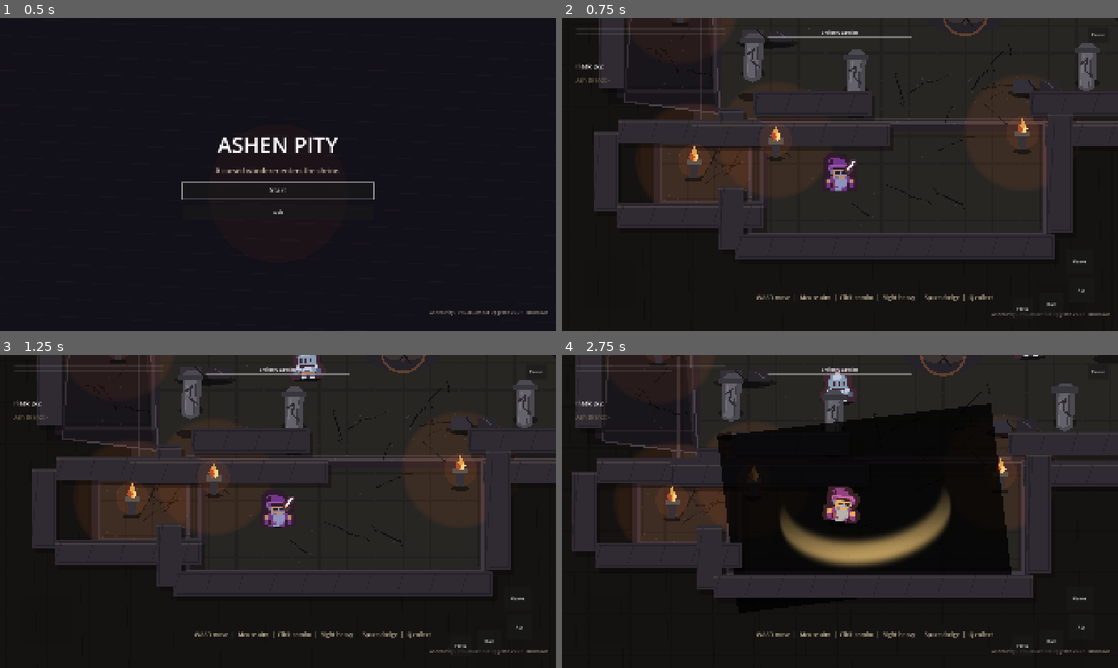
Above: before the commit, frames 1-4 (two rows, left to right).
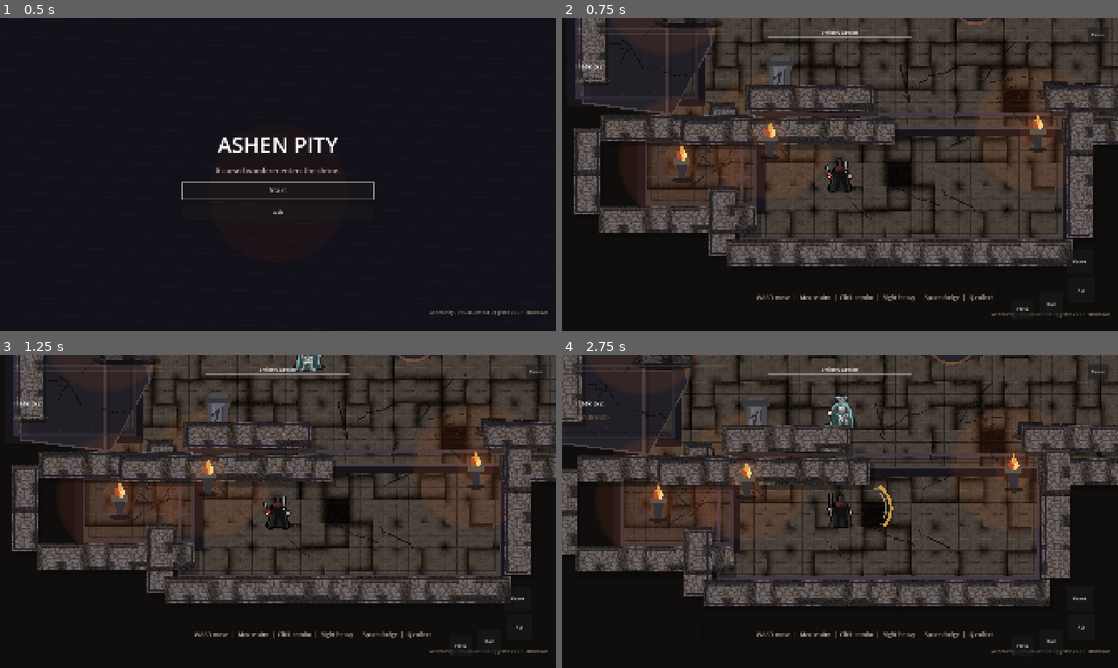
Above: after the commit, the same moments.

Repository: Seifeldin02/AshenPity
Game: Godot game, scene res://scenes/boot/Boot.tscn
Two runs of this game, one before a commit and one after it. Both use one fixed random seed, a clock stepped at 60 frames per second and the inputs below.
Inputs (mouse positions are in pixels of both pictures, inside the frame that each line leads up to):
- Up to frame 1 (0.5 s): no input
- Up to frame 2 (0.75 s): click "Start" at 0.5 s
- Up to frame 3 (1.25 s): no input
- Up to frame 4 (2.75 s): click "Atk" at 1.25 s; move the mouse to (962, 495) at 2.02 s; hold D (move_right) from 2.03 s (still down); tap Q (collect) at 2.1 s; click (962, 495) at 2.17 s; tap Space (dodge) at 2.3 s

Frame 1 is identical in both runs. In frame 2, 40% of the frame differs, in the area x 2-100%, y 0-80%; in frame 3, 40%; in frame 4, 48%, in the area x 0-100%, y 0-81%.

Commit message:
feat: replace combat presentation assets

Diff:
--- a/scripts/autoload/CombatAudio.gd
+++ b/scripts/autoload/CombatAudio.gd
@@ -3,18 +3,18 @@
 const SAMPLE_RATE := 22050
 
 const CUE_PATHS := {
-	"sword_whoosh": "res://assets/audio/kenney/sword_swing.ogg",
-	"light_hit": "res://assets/audio/kenney/hit.ogg",
-	"heavy_hit": "res://assets/audio/kenney/heavy_hit.ogg",
-	"armor_hit": "res://assets/audio/kenney/armor_hit.ogg",
-	"enemy_stagger": "res://assets/audio/kenney/heavy_hit.ogg",
-	"perfect_dodge": "res://assets/audio/kenney/dodge.ogg",
-	"ash_brand": "res://assets/audio/kenney/ash_brand.ogg",
-	"collect": "res://assets/audio/kenney/collect.ogg",
-	"player_hurt": "res://assets/audio/kenney/player_hurt.ogg",
-	"dodge": "res://assets/audio/kenney/dodge.ogg",
-	"flask": "res://assets/audio/kenney/ash_brand.ogg",
-	"enemy_death": "res://assets/audio/kenney/enemy_death.ogg",
+	"sword_whoosh": "res://assets/audio/upgrade/sword_whoosh.ogg",
+	"light_hit": "res://assets/audio/upgrade/light_hit.ogg",
+	"heavy_hit": "res://assets/audio/upgrade/heavy_hit.ogg",
+	"armor_hit": "res://assets/audio/upgrade/armor_hit.ogg",
+	"enemy_stagger": "res://assets/audio/upgrade/enemy_stagger.ogg",
+	"perfect_dodge": "res://assets/audio/upgrade/perfect_dodge.ogg",
+	"ash_brand": "res://assets/audio/upgrade/ash_brand.ogg",
+	"collect": "res://assets/audio/upgrade/collect.ogg",
+	"player_hurt": "res://assets/audio/upgrade/player_hurt.ogg",
+	"dodge": "res://assets/audio/upgrade/dodge.ogg",
+	"flask": "res://assets/audio/upgrade/flask.ogg",
+	"enemy_death": "res://assets/audio/upgrade/enemy_death.ogg",
 }
 
 var _library := {}
--- a/scripts/effects/CombatEffect.gd
+++ b/scripts/effects/CombatEffect.gd
@@ -1,11 +1,10 @@
 extends Node2D
 
 const TEXTURE_PATHS := {
-	"spark": "res://assets/effects/kenney/spark_06.png",
-	"star": "res://assets/effects/kenney/star_06.png",
-	"smoke": "res://assets/effects/kenney/smoke_04.png",
-	"twirl": "res://assets/effects/kenney/twirl_01.png",
-	"slash": "res://assets/effects/kenney/slash_04.png",
+	"spark": "res://assets/effects/upgrade/spark.png",
+	"flame": "res://assets/effects/upgrade/flame.png",
+	"smoke": "res://assets/effects/upgrade/smoke.png",
+	"blood": "res://assets/effects/upgrade/blood.png",
 }
 
 var kind := "spark"
@@ -61,9 +60,9 @@
 		"collect":
 			_draw_collect(alpha)
 		"brand":
-			_draw_ring(alpha, _textures.get("twirl"), 1.2, Color(1.0, 0.36, 0.12, alpha * 0.78))
+			_draw_ring(alpha, _textures.get("flame"), 1.2, Color(1.0, 0.36, 0.12, alpha * 0.78))
 		"perfect":
-			_draw_ring(alpha, _textures.get("star"), 0.9, Color(1.0, 0.86, 0.44, alpha * 0.82))
+			_draw_ring(alpha, _textures.get("spark"), 0.9, Color(1.0, 0.86, 0.44, alpha * 0.82))
 		"death":
 			_draw_death(alpha)
 		_:
@@ -78,14 +77,20 @@
 
 
 func _draw_impact(alpha: float, scale_value: float) -> void:
-	_draw_texture(_textures.get("star"), Vector2.ZERO, Vector2(scale_value, scale_value), Color(1.0, 0.62, 0.24, alpha * 0.80), _age * 12.0)
-	_draw_texture(_textures.get("spark"), direction * 32.0, Vector2(0.72, 0.72), Color(1.0, 0.28, 0.12, alpha * 0.65), direction.angle())
+	_draw_texture(_textures.get("blood"), Vector2.ZERO, Vector2(scale_value, scale_value), Color(1.0, 0.58, 0.34, alpha * 0.58), _age * 9.0)
+	_draw_texture(_textures.get("spark"), direction * 32.0, Vector2(0.72, 0.72), Color(1.0, 0.76, 0.36, alpha * 0.76), direction.angle())
+	draw_arc(Vector2.ZERO, 36.0 + (1.0 - alpha) * 28.0, 0.0, TAU, 28, Color(1.0, 0.70, 0.34, alpha * 0.38), 4.0)
 
 
 func _draw_collect(alpha: float) -> void:
-	for offset in [-0.30, 0.30]:
-		_draw_texture(_textures.get("slash"), Vector2.ZERO, Vector2(1.8, 1.0), Color(1.0, 0.78, 0.34, alpha * 0.88), direction.angle() + offset)
-	_draw_texture(_textures.get("twirl"), Vector2.ZERO, Vector2(1.4, 1.4), Color(1.0, 0.28, 0.10, alpha * 0.50), _age * 8.0)
+	var angle := direction.angle()
+	for offset in [-0.34, 0.34]:
+		var cut_dir := Vector2.RIGHT.rotated(angle + offset)
+		draw_line(-cut_dir * 78.0, cut_dir * 78.0, Color(0.10, 0.03, 0.01, alpha * 0.32), 14.0)
+		draw_line(-cut_dir * 70.0, cut_dir * 70.0, Color(1.0, 0.52, 0.16, alpha * 0.84), 7.0)
+		draw_line(-cut_dir * 54.0, cut_dir * 54.0, Color(1.0, 0.92, 0.64, alpha * 0.50), 3.0)
+	draw_arc(Vector2.ZERO, 62.0 + (1.0 - alpha) * 36.0, 0.0, TAU, 44, Color(1.0, 0.26, 0.08, alpha * 0.44), 6.0)
+	_draw_texture(_textures.get("flame"), Vector2.ZERO, Vector2(1.15, 1.15), Color(1.0, 0.35, 0.12, alpha * 0.46), _age * 8.0)
 
 
 func _draw_ring(alpha: float, texture: Texture2D, scale_value: float, tint: Color) -> void:
--- a/scripts/enemies/ShrineGuardianVisual.gd
+++ b/scripts/enemies/ShrineGuardianVisual.gd
@@ -2,43 +2,43 @@
 
 const SPRITE_PATHS := {
 	"guardian": {
-		"idle": "res://assets/sprites/kenney/melee_idle.png",
-		"run_1": "res://assets/sprites/kenney/melee_run_1.png",
-		"run_2": "res://assets/sprites/kenney/melee_run_2.png",
-		"attack": "res://assets/sprites/kenney/melee_attack.png",
-		"hurt": "res://assets/sprites/kenney/melee_hurt.png",
-		"death": "res://assets/sprites/kenney/melee_death.png",
+		"idle": "res://assets/sprites/upgrade/melee_idle.png",
+		"run_1": "res://assets/sprites/upgrade/melee_run_1.png",
+		"run_2": "res://assets/sprites/upgrade/melee_run_2.png",
+		"attack": "res://assets/sprites/upgrade/melee_attack.png",
+		"hurt": "res://assets/sprites/upgrade/melee_hurt.png",
+		"death": "res://assets/sprites/upgrade/melee_death.png",
 	},
 	"hound": {
-		"idle": "res://assets/sprites/kenney/hound_idle.png",
-		"run_1": "res://assets/sprites/kenney/hound_run_1.png",
-		"run_2": "res://assets/sprites/kenney/hound_run_2.png",
-		"attack": "res://assets/sprites/kenney/hound_attack.png",
-		"hurt": "res://assets/sprites/kenney/hound_hurt.png",
-		"death": "res://assets/sprites/kenney/hound_death.png",
+		"idle": "res://assets/sprites/upgrade/hound_idle.png",
+		"run_1": "res://assets/sprites/upgrade/hound_run_1.png",
+		"run_2": "res://assets/sprites/upgrade/hound_run_2.png",
+		"attack": "res://assets/sprites/upgrade/hound_attack.png",
+		"hurt": "res://assets/sprites/upgrade/hound_hurt.png",
+		"death": "res://assets/sprites/upgrade/hound_death.png",
 	},
 	"archer": {
-		"idle": "res://assets/sprites/kenney/archer_idle.png",
-		"run_1": "res://assets/sprites/kenney/archer_run_1.png",
-		"run_2": "res://assets/sprites/kenney/archer_run_2.png",
-		"attack": "res://assets/sprites/kenney/archer_attack.png",
-		"hurt": "res://assets/sprites/kenney/archer_hurt.png",
-		"death": "res://assets/sprites/kenney/archer_death.png",
+		"idle": "res://assets/sprites/upgrade/archer_idle.png",
+		"run_1": "res://assets/sprites/upgrade/archer_run_1.png",
+		"run_2": "res://assets/sprites/upgrade/archer_run_2.png",
+		"attack": "res://assets/sprites/upgrade/archer_attack.png",
+		"hurt": "res://assets/sprites/upgrade/archer_hurt.png",
+		"death": "res://assets/sprites/upgrade/archer_death.png",
 	},
 	"bell_bearer": {
-		"idle": "res://assets/sprites/kenney/elite_idle.png",
-		"run_1": "res://assets/sprites/kenney/elite_run_1.png",
-		"run_2": "res://assets/sprites/kenney/elite_run_2.png",
-		"attack": "res://assets/sprites/kenney/elite_attack.png",
-		"hurt": "res://assets/sprites/kenney/elite_hurt.png",
-		"death": "res://assets/sprites/kenney/elite_death.png",
+		"idle": "res://assets/sprites/upgrade/elite_idle.png",
+		"run_1": "res://assets/sprites/upgrade/elite_run_1.png",
+		"run_2": "res://assets/sprites/upgrade/elite_run_2.png",
+		"attack": "res://assets/sprites/upgrade/elite_attack.png",
+		"hurt": "res://assets/sprites/upgrade/elite_hurt.png",
+		"death": "res://assets/sprites/upgrade/elite_death.png",
 	},
 }
 
 const EFFECT_PATHS := {
-	"slash": "res://assets/effects/kenney/slash_03.png",
-	"star": "res://assets/effects/kenney/star_06.png",
-	"smoke": "res://assets/effects/kenney/smoke_08.png",
+	"spark": "res://assets/effects/upgrade/spark.png",
+	"flame": "res://assets/effects/upgrade/flame.png",
+	"smoke": "res://assets/effects/upgrade/smoke.png",
 }
 
 var facing := Vector2.LEFT
@@ -121,10 +121,10 @@
 
 func _sprite_scale() -> Vector2:
 	if enemy_kind == "hound":
-		return Vector2(1.08, 1.08)
+		return Vector2(1.05, 1.05)
 	if enemy_kind == "bell_bearer":
-		return Vector2(1.22, 1.22)
-	return Vector2(1.10, 1.10)
+		return Vector2(1.05, 1.05)
+	return Vector2(1.0, 1.0)
 
 
 func _bob_offset() -> float:
@@ -168,16 +168,20 @@
 
 
 func _draw_swing() -> void:
-	var scale := Vector2(1.65, 1.0) if enemy_kind != "bell_bearer" else Vector2(2.25, 1.25)
-	draw_set_transform(facing * (78.0 if enemy_kind != "bell_bearer" else 108.0), facing.angle(), scale)
-	_draw_texture_centered(_effects.get("slash"), Vector2.ZERO, Vector2.ONE, Color(1.0, 0.54, 0.25, 0.62))
-	draw_set_transform(Vector2.ZERO, 0.0, Vector2.ONE)
+	var radius := 92.0 if enemy_kind != "bell_bearer" else 126.0
+	var reach := 68.0 if enemy_kind != "bell_bearer" else 98.0
+	var spread := 0.72 if enemy_kind != "bell_bearer" else 0.92
+	var center := facing * reach
+	var angle := facing.angle()
+	draw_arc(center, radius, angle - spread, angle + spread, 30, Color(0.05, 0.025, 0.018, 0.34), 13.0)
+	draw_arc(center, radius, angle - spread, angle + spread, 30, Color(1.0, 0.42, 0.18, 0.54), 7.0)
+	draw_arc(center, radius - 11.0, angle - spread * 0.66, angle + spread * 0.66, 22, Color(1.0, 0.72, 0.28, 0.30), 3.0)
 
 
 func _draw_stagger_flash() -> void:
 	for i in 3:
 		var angle := _time * 5.0 + float(i) * TAU / 3.0
-		_draw_texture(_effects.get("star"), Vector2.RIGHT.rotated(angle) * 42.0, Vector2(0.42, 0.42), Color(1.0, 0.76, 0.36, 0.75), angle)
+		_draw_texture(_effects.get("spark"), Vector2.RIGHT.rotated(angle) * 42.0, Vector2(0.42, 0.42), Color(1.0, 0.76, 0.36, 0.75), angle)
 
 
 func _draw_death_smoke() -> void:
--- a/scripts/player/PlayerVisual.gd
+++ b/scripts/player/PlayerVisual.gd
@@ -1,22 +1,15 @@
 extends Node2D
 
 const SPRITE_PATHS := {
-	"idle": "res://assets/sprites/kenney/player_idle.png",
-	"run_1": "res://assets/sprites/kenney/player_run_1.png",
-	"run_2": "res://assets/sprites/kenney/player_run_2.png",
-	"attack": "res://assets/sprites/kenney/player_attack.png",
-	"dodge": "res://assets/sprites/kenney/player_dodge.png",
-	"hurt": "res://assets/sprites/kenney/player_hurt.png",
-	"dead": "res://assets/sprites/kenney/player_death.png",
-	"weapon": "res://assets/sprites/kenney/player_weapon.png",
+	"idle": "res://assets/sprites/upgrade/player_idle.png",
+	"run_1": "res://assets/sprites/upgrade/player_run_1.png",
+	"run_2": "res://assets/sprites/upgrade/player_run_2.png",
+	"attack": "res://assets/sprites/upgrade/player_attack.png",
+	"dodge": "res://assets/sprites/upgrade/player_dodge.png",
+	"hurt": "res://assets/sprites/upgrade/player_hurt.png",
+	"dead": "res://assets/sprites/upgrade/player_death.png",
+	"weapon": "res://assets/sprites/upgrade/player_weapon.png",
 }
-
-const SLASH_PATHS := [
-	"res://assets/effects/kenney/slash_01.png",
-	"res://assets/effects/kenney/slash_02.png",
-	"res://assets/effects/kenney/slash_03.png",
-	"res://assets/effects/kenney/slash_04.png",
-]
 
 var facing := Vector2.RIGHT
 var state_name := "idle"
@@ -26,13 +19,10 @@
 
 var _time := 0.0
 var _sprites := {}
-var _slashes: Array[Texture2D] = []
 
 func _ready() -> void:
 	for key in SPRITE_PATHS:
 		_sprites[key] = _load_texture(str(SPRITE_PATHS[key]))
-	for path in SLASH_PATHS:
-		_slashes.append(_load_texture(path))
 
 
 func _process(delta: float) -> void:
@@ -64,9 +54,9 @@
 	if attack_alpha > 0.0:
 		_draw_slash()
 	draw_set_transform(Vector2(0, bob), 0.0, Vector2(flip, 1.0))
-	_draw_texture_centered(frame, Vector2.ZERO, Vector2(1.12, 1.12), tint)
+	_draw_texture_centered(frame, Vector2.ZERO, Vector2(1.0, 1.0), tint)
 	if state_name == "idle" or state_name == "move":
-		_draw_texture_centered(_sprites["weapon"], Vector2(22, -8), Vector2(0.62, 0.62), Color.WHITE)
+		_draw_texture_centered(_sprites["weapon"], Vector2(28, -10), Vector2(0.58, 0.58), Color.WHITE)
 	draw_set_transform(Vector2.ZERO, 0.0, Vector2.ONE)
 
 
@@ -95,25 +85,43 @@
 
 
 func _draw_slash() -> void:
-	if _slashes.is_empty():
-		return
 	var alpha := clampf(attack_alpha, 0.0, 1.0)
-	var texture := _slashes[0]
-	var scale := Vector2(1.55, 1.0)
+	var radius := 70.0
+	var width := 8.0
+	var spread := 0.86
+	var reach := 64.0
+	var color := Color(1.0, 0.76, 0.34, 0.74 * alpha)
+	var core := Color(1.0, 0.96, 0.74, 0.55 * alpha)
 	if attack_name == "light_2":
-		texture = _slashes[1]
+		radius = 82.0
+		spread = 0.98
 	elif attack_name == "light_3":
-		texture = _slashes[2]
-		scale = Vector2(1.85, 1.10)
+		radius = 92.0
+		width = 9.0
+		spread = 1.12
+		reach = 74.0
 	elif attack_name == "heavy":
-		texture = _slashes[3]
-		scale = Vector2(2.1, 1.25)
+		radius = 106.0
+		width = 12.0
+		spread = 0.94
+		reach = 84.0
+		color = Color(1.0, 0.50, 0.20, 0.78 * alpha)
 	elif attack_name == "collect":
-		texture = _slashes[3]
-		scale = Vector2(2.45, 1.40)
-	draw_set_transform(facing * (70.0 if attack_name != "collect" else 88.0), facing.angle(), scale)
-	_draw_texture_centered(texture, Vector2.ZERO, Vector2.ONE, Color(1.0, 0.82, 0.48, 0.78 * alpha))
-	draw_set_transform(Vector2.ZERO, 0.0, Vector2.ONE)
+		radius = 128.0
+		width = 13.0
+		spread = 0.58
+		reach = 98.0
+		color = Color(1.0, 0.34, 0.12, 0.84 * alpha)
+	var center := facing * reach
+	var angle := facing.angle()
+	draw_arc(center, radius, angle - spread, angle + spread, 34, Color(0.12, 0.08, 0.04, 0.20 * alpha), width + 6.0)
+	draw_arc(center, radius, angle - spread, angle + spread, 34, color, width)
+	draw_arc(center, radius - 13.0, angle - spread * 0.72, angle + spread * 0.72, 24, core, maxf(width - 4.0, 2.0))
+	for i in 4:
+		var t := float(i) / 3.0
+		var a := lerpf(angle - spread, angle + spread, t)
+		var p := center + Vector2.RIGHT.rotated(a) * (radius - 8.0)
+		draw_line(p - facing * 13.0, p + facing * 16.0, Color(1.0, 0.80, 0.45, 0.36 * alpha), 2.0)
 
 
 func _draw_dodge_afterimages(flip: float, tint: Color) -> void:
--- a/scripts/world/ShrineRoute.gd
+++ b/scripts/world/ShrineRoute.gd
@@ -5,7 +5,7 @@
 const CAMERA_LIMIT_TOP := -1020
 const CAMERA_LIMIT_RIGHT := 1720
 const CAMERA_LIMIT_BOTTOM := 1020
-const CAMERA_ZOOM := Vector2(1.20, 1.20)
+const CAMERA_ZOOM := Vector2(1.30, 1.30)
 
 const PLAYER_START := Vector2(-360, 430)
 const GUARDIAN_SPAWNS := [Vector2(-280, -80), Vector2(310, -120), Vector2(120, 160)]
@@ -13,9 +13,9 @@
 const ENTRANCE := Rect2(-620, 270, 850, 330)
 const SIDE_ALCOVE := Rect2(-875, 340, 290, 170)
 const LOWER_PASSAGE := Rect2(-210, 145, 420, 140)
-const CENTRAL := Rect2(-760, -280, 1520, 560)
-const LEFT_SIDE_PATH := Rect2(-980, -120, 260, 310)
-const RIGHT_SIDE_PATH := Rect2(720, -155, 270, 335)
+const CENTRAL := Rect2(-820, -305, 1640, 610)
+const LEFT_SIDE_PATH := Rect2(-1060, -155, 320, 380)
+const RIGHT_SIDE_PATH := Rect2(740, -170, 320, 395)
 const UPPER_PASSAGE := Rect2(-210, -365, 420, 115)
 const ALTAR := Rect2(-520, -620, 1040, 310)
 
@@ -56,13 +56,13 @@
 ]
 
 const OBSTACLES := [
-	["PillarA", Vector2(-610, 95), Vector2(58, 82), "pillar"],
-	["PillarB", Vector2(475, -128), Vector2(58, 82), "pillar"],
-	["PillarC", Vector2(-315, 142), Vector2(58, 82), "pillar"],
-	["PillarD", Vector2(350, 122), Vector2(58, 82), "pillar"],
-	["BrokenWallA", Vector2(205, 176), Vector2(132, 38), "broken_wall"],
-	["BrokenWallB", Vector2(-570, 32), Vector2(145, 38), "broken_wall"],
-	["BrokenWallC", Vector2(785, -12), Vector2(122, 38), "broken_wall"],
+	["PillarA", Vector2(-560, -165), Vector2(58, 82), "pillar"],
+	["PillarB", Vector2(560, -165), Vector2(58, 82), "pillar"],
+	["PillarC", Vector2(-520, 185), Vector2(58, 82), "pillar"],
+	["PillarD", Vector2(520, 185), Vector2(58, 82), "pillar"],
+	["BrokenWallA", Vector2(255, 202), Vector2(155, 38), "broken_wall"],
+	["BrokenWallB", Vector2(-760, 10), Vector2(145, 38), "broken_wall"],
+	["BrokenWallC", Vector2(760, 4), Vector2(145, 38), "broken_wall"],
 	["AltarBlock", Vector2(0, -514), Vector2(250, 68), "altar"]
 ]
 
--- a/scripts/world/ShrineRouteLayer.gd
+++ b/scripts/world/ShrineRouteLayer.gd
@@ -7,9 +7,11 @@
 var _rng := RandomNumberGenerator.new()
 var _cracks: Array[PackedVector2Array] = []
 var _ash: Array[Vector2] = []
+var _textures := {}
 
 func _ready() -> void:
 	_rng.seed = 1717
+	_load_textures()
 	_build_marks()
 	queue_redraw()
 
@@ -62,8 +64,8 @@
 		var center: Vector2 = obstacle[1]
 		var size: Vector2 = obstacle[2]
 		draw_colored_polygon(_ellipse(center + Vector2(0, size.y * 0.54), size.x * 0.62, 14.0), Color(0.02, 0.016, 0.020, 0.42))
-	draw_colored_polygon(PackedVector2Array([Vector2(-1030, -170), Vector2(-760, -260), Vector2(-720, 230), Vector2(-1025, 230)]), Color(0.02, 0.016, 0.02, 0.28))
-	draw_colored_polygon(PackedVector2Array([Vector2(760, -275), Vector2(1030, -190), Vector2(1025, 245), Vector2(720, 230)]), Color(0.02, 0.016, 0.02, 0.28))
+	draw_colored_polygon(PackedVector2Array([Vector2(-1030, -170), Vector2(-760, -260), Vector2(-720, 230), Vector2(-1025, 230)]), Color(0.02, 0.016, 0.02, 0.12))
+	draw_colored_polygon(PackedVector2Array([Vector2(760, -275), Vector2(1030, -190), Vector2(1025, 245), Vector2(720, 230)]), Color(0.02, 0.016, 0.02, 0.12))
 
 
 func _draw_foreground() -> void:
@@ -77,7 +79,13 @@
 	var end_x: float = room.end.x
 	var start_y: float = floor(room.position.y / tile) * tile
 	var end_y: float = room.end.y
-	draw_rect(room.grow(20.0), Color("#252027"))
+	var base_tint := Color(0.70, 0.66, 0.64, 0.82)
+	if room == Route.ALTAR:
+		base_tint = Color(0.82, 0.72, 0.66, 0.90)
+	elif room == Route.SIDE_ALCOVE or room == Route.LEFT_SIDE_PATH or room == Route.RIGHT_SIDE_PATH:
+		base_tint = Color(0.58, 0.55, 0.58, 0.82)
+	draw_rect(room.grow(24.0), Color("#17151b"))
+	_draw_tiled_texture(_textures.get("floor_a"), room, base_tint)
 	var y: float = start_y
 	while y < end_y:
 		var x: float = start_x
@@ -85,10 +93,10 @@
 			var rect := Rect2(x, y, tile, tile).intersection(room)
 			if rect.size.x > 1.0 and rect.size.y > 1.0:
 				var hash := int(abs(x * 3.0 + y * 7.0)) % 5
-				var shade := 0.155 + float(hash) * 0.009
-				var warm := 0.012 if room == Route.ALTAR or room == Route.SIDE_ALCOVE else 0.0
-				draw_rect(rect, Color(shade + warm, shade * 0.96, shade * 0.90, 1.0))
-				draw_rect(rect.grow(-2.0), Color(0.02, 0.018, 0.021, 0.18), false, 2.0)
+				var overlay := 0.035 + float(hash) * 0.007
+				draw_rect(rect, Color(overlay, overlay * 0.92, overlay * 0.84, 0.16))
+				if hash == 0:
+					draw_rect(rect.grow(-6.0), Color(0.95, 0.78, 0.48, 0.035), false, 2.0)
 			x += tile
 		y += tile
 
@@ -107,9 +115,11 @@
 		var x := bounds.position.x
 		while x < bounds.end.x:
 			var hash := int(abs(x * 5.0 + y * 11.0)) % 4
-			var shade := 0.08 + float(hash) * 0.006
+			var shade := 0.06 + float(hash) * 0.005
 			draw_rect(Rect2(x, y, tile, tile), Color(shade, shade * 0.92, shade * 0.86, 1.0))
-			draw_rect(Rect2(x + 3, y + 3, tile - 6, tile - 6), Color(0.02, 0.018, 0.022, 0.20), false, 2.0)
+			if hash == 1:
+				_draw_tiled_texture(_textures.get("floor_b"), Rect2(x, y, tile, tile), Color(0.36, 0.34, 0.36, 0.18))
+			draw_rect(Rect2(x + 3, y + 3, tile - 6, tile - 6), Color(0.02, 0.018, 0.022, 0.12), false, 2.0)
 			x += tile
 		y += tile
 	for i in 18:
@@ -118,15 +128,17 @@
 
 
 func _draw_irregular_edges() -> void:
-	var left_apron := PackedVector2Array([Vector2(-955, -130), Vector2(-740, -220), Vector2(-705, 255), Vector2(-980, 220)])
-	var right_apron := PackedVector2Array([Vector2(740, -240), Vector2(960, -150), Vector2(985, 238), Vector2(705, 250)])
-	var altar_apron := PackedVector2Array([Vector2(-540, -610), Vector2(540, -610), Vector2(470, -285), Vector2(165, -245), Vector2(0, -315), Vector2(-165, -245), Vector2(-470, -285)])
-	draw_colored_polygon(left_apron, Color("#211d24"))
-	draw_colored_polygon(right_apron, Color("#211d24"))
-	draw_colored_polygon(altar_apron, Color("#241f26"))
+	var left_apron := PackedVector2Array([Vector2(-1050, -165), Vector2(-790, -250), Vector2(-700, 80), Vector2(-805, 270), Vector2(-1045, 240)])
+	var right_apron := PackedVector2Array([Vector2(790, -260), Vector2(1060, -165), Vector2(1065, 255), Vector2(815, 285), Vector2(710, 82)])
+	var altar_apron := PackedVector2Array([Vector2(-600, -620), Vector2(600, -620), Vector2(520, -275), Vector2(210, -230), Vector2(0, -325), Vector2(-210, -230), Vector2(-520, -275)])
+	draw_colored_polygon(left_apron, Color("#25232a"))
+	draw_colored_polygon(right_apron, Color("#25232a"))
+	draw_colored_polygon(altar_apron, Color("#2b252b"))
 	draw_polyline(left_apron + PackedVector2Array([left_apron[0]]), Color("#4a4149"), 5.0)
 	draw_polyline(right_apron + PackedVector2Array([right_apron[0]]), Color("#4a4149"), 5.0)
 	draw_polyline(altar_apron + PackedVector2Array([altar_apron[0]]), Color("#56484c"), 6.0)
+	draw_line(Vector2(-640, 0), Vector2(-300, 0), Color(0.78, 0.58, 0.32, 0.12), 10.0)
+	draw_line(Vector2(300, 0), Vector2(640, 0), Color(0.78, 0.58, 0.32, 0.12), 10.0)
 
 
 func _draw_stairs() -> void:
@@ -166,6 +178,27 @@
 		_ash.append(room.position + Vector2(_rng.randf_range(0.0, room.size.x), _rng.randf_range(0.0, room.size.y)))
 
 
+func _load_textures() -> void:
+	_textures = {
+		"floor_a": _load_texture("res://assets/environment/upgrade/floor_stone_a.png"),
+		"floor_b": _load_texture("res://assets/environment/upgrade/floor_stone_b.png"),
+		"floor_c": _load_texture("res://assets/environment/upgrade/floor_stone_c.png"),
+	}
+
+
+func _draw_tiled_texture(texture: Texture2D, rect: Rect2, tint: Color) -> void:
+	if texture == null:
+		return
+	draw_texture_rect(texture, rect, true, tint)
+
+
+func _load_texture(path: String) -> Texture2D:
+	var image := Image.load_from_file(ProjectSettings.globalize_path(path))
+	if image == null:
+		return null
+	return ImageTexture.create_from_image(image)
+
+
 func _ellipse(center: Vector2, radius_x: float, radius_y: float) -> PackedVector2Array:
 	var points := PackedVector2Array()
 	for i in 32:
--- a/scripts/world/ShrineWallVisual.gd
+++ b/scripts/world/ShrineWallVisual.gd
@@ -2,6 +2,14 @@
 
 @export var size := Vector2(100, 80)
 @export_enum("wall", "broken_wall", "altar") var kind := "wall"
+
+var _wall_texture: Texture2D
+var _brick_texture: Texture2D
+
+func _ready() -> void:
+	_wall_texture = _load_texture("res://assets/environment/upgrade/wall_stone_a.png")
+	_brick_texture = _load_texture("res://assets/environment/upgrade/wall_brick.png")
+
 
 func _draw() -> void:
 	match kind:
@@ -16,8 +24,11 @@
 func _draw_wall() -> void:
 	draw_rect(Rect2(-size * 0.5, size), Color(0, 0, 0, 0))
 	var rect := Rect2(-size * 0.5, size)
-	draw_rect(Rect2(-size * 0.5, size), Color("#2a252c"))
-	draw_rect(Rect2(Vector2(-size.x * 0.5, -size.y * 0.5), size), Color("#302b33"))
+	draw_rect(Rect2(-size * 0.5, size), Color("#27232a"))
+	if _wall_texture != null:
+		draw_texture_rect(_wall_texture, rect, true, Color(0.62, 0.58, 0.62, 0.88))
+	else:
+		draw_rect(Rect2(Vector2(-size.x * 0.5, -size.y * 0.5), size), Color("#302b33"))
 	draw_rect(Rect2(Vector2(-size.x * 0.5 + 8.0, -size.y * 0.5 + 7.0), size - Vector2(16, 14)), Color("#242129"), false, 3.0)
 	draw_line(Vector2(-size.x * 0.5, -size.y * 0.5 + 9.0), Vector2(size.x * 0.5, -size.y * 0.5 + 9.0), Color(0.58, 0.50, 0.42, 0.22), 3.0)
 	for i in int(size.x / 96.0) + 1:
@@ -29,8 +40,12 @@
 	draw_colored_polygon(_ellipse(Vector2(0, 27), size.x * 0.52, 10.0), Color(0.02, 0.016, 0.02, 0.38))
 	var left := Rect2(-size.x * 0.5, -size.y * 0.5, size.x * 0.43, size.y)
 	var right := Rect2(size.x * 0.06, -size.y * 0.42, size.x * 0.43, size.y * 0.86)
-	draw_rect(left, Color("#343039"))
-	draw_rect(right, Color("#29252d"))
+	if _brick_texture != null:
+		draw_texture_rect(_brick_texture, left, true, Color(0.64, 0.58, 0.60, 0.92))
+		draw_texture_rect(_brick_texture, right, true, Color(0.50, 0.46, 0.50, 0.92))
+	else:
+		draw_rect(left, Color("#343039"))
+		draw_rect(right, Color("#29252d"))
 	draw_line(Vector2(-size.x * 0.18, -size.y * 0.45), Vector2(-size.x * 0.02, size.y * 0.26), Color("#151319"), 4.0)
 	draw_line(Vector2(size.x * 0.2, -size.y * 0.34), Vector2(size.x * 0.38, size.y * 0.16), Color("#4e4649"), 3.0)
 
@@ -38,10 +53,21 @@
 func _draw_altar() -> void:
 	draw_colored_polygon(_ellipse(Vector2(0, 44), size.x * 0.54, 14.0), Color(0.02, 0.016, 0.02, 0.45))
 	draw_rect(Rect2(-size * 0.5, size), Color(0, 0, 0, 0))
-	draw_rect(Rect2(Vector2(-size.x * 0.5, -size.y * 0.45), Vector2(size.x, size.y * 0.9)), Color("#46393a"))
+	var body := Rect2(Vector2(-size.x * 0.5, -size.y * 0.45), Vector2(size.x, size.y * 0.9))
+	if _brick_texture != null:
+		draw_texture_rect(_brick_texture, body, true, Color(0.72, 0.58, 0.52, 0.92))
+	else:
+		draw_rect(body, Color("#46393a"))
 	draw_rect(Rect2(Vector2(-size.x * 0.38, -size.y * 0.62), Vector2(size.x * 0.76, size.y * 0.34)), Color("#67544a"))
 	draw_line(Vector2(-size.x * 0.38, -size.y * 0.60), Vector2(size.x * 0.38, -size.y * 0.60), Color(0.86, 0.70, 0.48, 0.28), 3.0)
 	draw_line(Vector2(-24, -size.y * 0.60), Vector2(18, size.y * 0.34), Color("#17141a"), 5.0)
+
+
+func _load_texture(path: String) -> Texture2D:
+	var image := Image.load_from_file(ProjectSettings.globalize_path(path))
+	if image == null:
+		return null
+	return ImageTexture.create_from_image(image)
 
 
 func _ellipse(center: Vector2, radius_x: float, radius_y: float) -> PackedVector2Array:
Binary file added: assets/effects/upgrade/blood.png
Binary file added: assets/effects/upgrade/flame.png
Binary file added: assets/effects/upgrade/smoke.png
Binary file added: assets/effects/upgrade/spark.png
Binary file added: assets/environment/upgrade/floor_stone_a.png
Binary file added: assets/environment/upgrade/floor_stone_b.png
Binary file added: assets/environment/upgrade/floor_stone_c.png
Binary file added: assets/environment/upgrade/wall_brick.png
Binary file added: assets/environment/upgrade/wall_stone_a.png
Binary file added: assets/environment/upgrade/wall_stone_b.png
Binary file added: assets/sprites/upgrade/archer_attack.png
Binary file added: assets/sprites/upgrade/archer_death.png
(and 54 more such lines)
